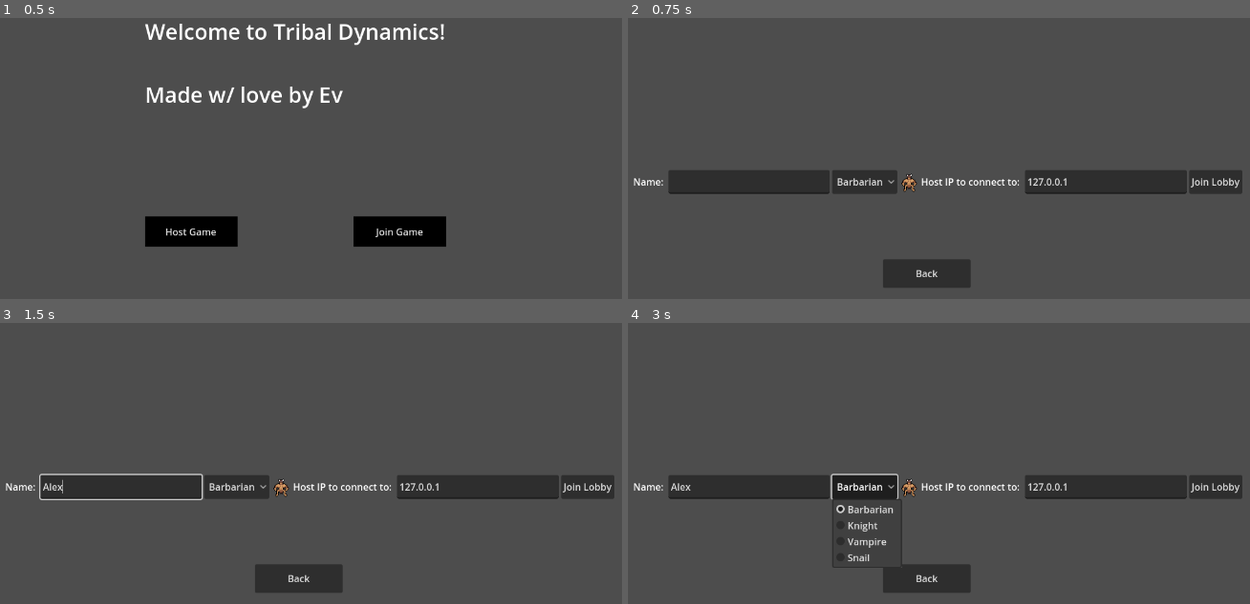
Above: before the commit, frames 1-4 (two rows, left to right).
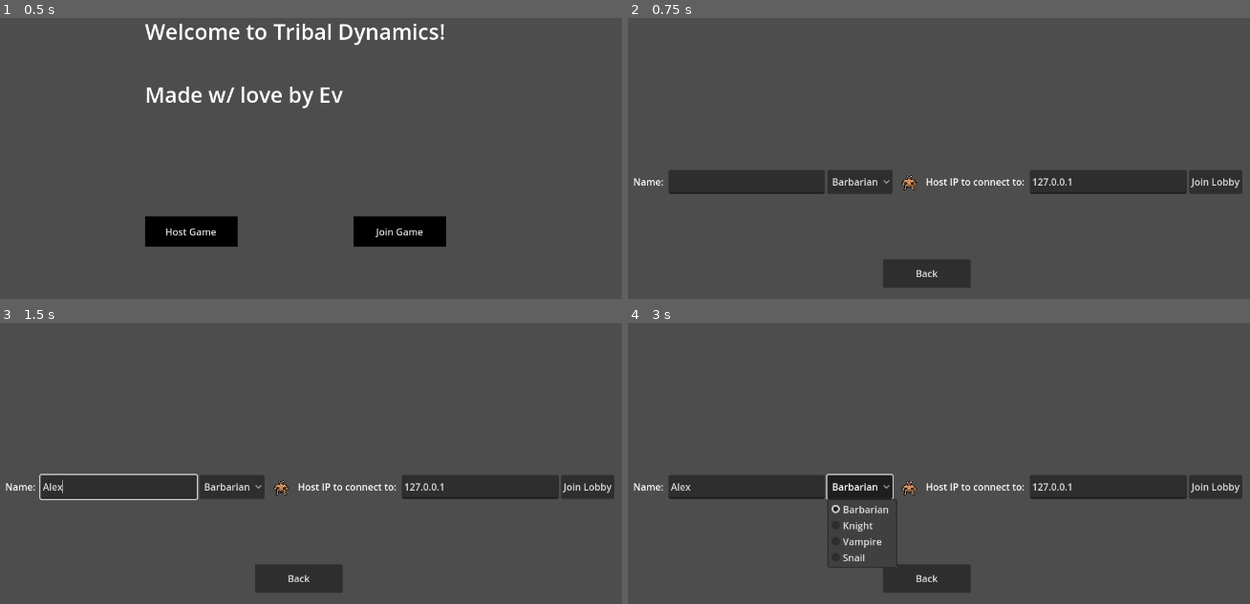
Above: after the commit, the same moments.

Repository: OneWhoLepps/TribalDynamics
Game: Godot game, scene res://Scenes/RefactoredTribalDynamics/MainScene.tscn
Same seed, same stepped clock (60 frames per second), same inputs: the game is played once before the commit and once after it.
Inputs (mouse positions are in pixels of both pictures, inside the frame that each line leads up to):
- Up to frame 1 (0.5 s): no input
- Up to frame 2 (0.75 s): click "Join Game" at 0.5 s
- Up to frame 3 (1.5 s): click (118, 485) at 1.27 s; type "Alex" at 1.35 s
- Up to frame 4 (3 s): click "Join Lobby" at 2 s; click "Barbarian" at 2.75 s

Frame 1 is identical in both runs. In frame 2, 0.7% of the frame differs, in the area x 31-72%, y 54-63%; in frame 3, 0.7%; in frame 4, 1.4%, in the area x 31-72%, y 53-88%.

Commit message:
Replace join lobby general sprite with general idle animation picker

Diff:
--- a/Assets/GeneralIdleAnim-Picker/GeneralIdleAnim-Picker.gd
+++ b/Assets/GeneralIdleAnim-Picker/GeneralIdleAnim-Picker.gd
@@ -1,7 +1,7 @@
 extends Node2D
 
-# 1. Create a dropdown menu in the Inspector matching your sprite names
-@export_enum("None", "BarbGeneral", "KnightGeneral", "VampGeneral", "SnailGeneral") var selected_idle: String = "None":
+# 1. Map string names to your GameManager integer enum values explicitly
+@export var selected_idle: int = GameManager.TribeEnum.BARBARIAN:
 	set(value):
 		selected_idle = value
 		# Automatically update visibility whenever you change the choice in the Inspector
@@ -9,10 +9,10 @@
 			_update_sprite_visibility()
 
 # 2. Get onready references to your 4 overlapping AnimatedSprite2D nodes
-@onready var sprite_1: AnimatedSprite2D = $"BarbGeneral-idle"
-@onready var sprite_2: AnimatedSprite2D = $"KnightGeneral-idle"
-@onready var sprite_3: AnimatedSprite2D = $"VampGeneral-idle"
-@onready var sprite_4: AnimatedSprite2D = $"SnailGeneral-idle"
+@onready var sprite_1: Node2D = $"BarbGeneral-idle"
+@onready var sprite_2: Node2D = $"KnightGeneral-idle"
+@onready var sprite_3: Node2D = $"VampGeneral-idle"
+@onready var sprite_4: Node2D = $"SnailGeneral-idle"
 
 func _ready() -> void:
 	# Ensure the correct sprite is visible when the game starts
@@ -25,17 +25,13 @@
 	sprite_3.visible = false
 	sprite_4.visible = false
 
-	# Turn on the chosen sprite and play its animation
+	# FIX: Match against the actual enum values (integers) instead of strings!
 	match selected_idle:
-		"BarbGeneral":
+		GameManager.TribeEnum.BARBARIAN:
 			sprite_1.visible = true
-			sprite_1.play()
-		"KnightGeneral":
+		GameManager.TribeEnum.KNIGHT:
 			sprite_2.visible = true
-			sprite_2.play()
-		"VampGeneral":
+		GameManager.TribeEnum.VAMPIRE:
 			sprite_3.visible = true
-			sprite_3.play()
-		"SnailGeneral":
+		GameManager.TribeEnum.SNAIL:
 			sprite_4.visible = true
-			sprite_4.play()
--- a/Assets/VisualEffects/FightCloud/FightCloud.tscn
+++ b/Assets/VisualEffects/FightCloud/FightCloud.tscn
@@ -76,5 +76,5 @@
 
 [node name="FightCloud-Sprite" type="AnimatedSprite2D" parent="."]
 sprite_frames = SubResource("SpriteFrames_ym256")
-frame_progress = 0.812653
+frame_progress = 0.354991
 script = ExtResource("2_lvjmx")
--- a/Scenes/RefactoredTribalDynamics/JoinLobbyScene.tscn
+++ b/Scenes/RefactoredTribalDynamics/JoinLobbyScene.tscn
@@ -1,7 +1,7 @@
 [gd_scene load_steps=3 format=3 uid="uid://x1k43m5a5iao"]
 
 [ext_resource type="Script" path="res://Scripts/RefactoredTribalDynamics/JoinLobbyScene.gd" id="1_ug6yt"]
-[ext_resource type="Texture2D" uid="uid://c7n84seylhidx" path="res://Assets/Barbarian/Tribal_Dynamics_BarbGeneral.png" id="2_pt15x"]
+[ext_resource type="PackedScene" uid="uid://btvehvw0fkxi0" path="res://Assets/GeneralIdleAnim-Picker/GeneralIdleAnim-Picker.tscn" id="3_m5b6m"]
 
 [node name="JoinLobbyScene" type="Control"]
 layout_mode = 3
@@ -30,9 +30,17 @@
 [node name="TribePicker" type="OptionButton" parent="HBoxContainer"]
 layout_mode = 2
 
-[node name="TribePreview" type="TextureRect" parent="HBoxContainer"]
+[node name="SubViewportContainer" type="SubViewportContainer" parent="HBoxContainer"]
+custom_minimum_size = Vector2(48, 40)
 layout_mode = 2
-texture = ExtResource("2_pt15x")
+
+[node name="SubViewport" type="SubViewport" parent="HBoxContainer/SubViewportContainer"]
+handle_input_locally = false
+size = Vector2i(48, 40)
+render_target_update_mode = 4
+
+[node name="GeneralIdleAnim-picker" parent="HBoxContainer/SubViewportContainer/SubViewport" instance=ExtResource("3_m5b6m")]
+position = Vector2(2, 0)
 
 [node name="Label" type="Label" parent="HBoxContainer"]
 layout_mode = 2
--- a/Scripts/RefactoredTribalDynamics/JoinLobbyScene.gd
+++ b/Scripts/RefactoredTribalDynamics/JoinLobbyScene.gd
@@ -4,7 +4,6 @@
 @onready var tribe_picker = $HBoxContainer/TribePicker
 @onready var ip_input = $HBoxContainer/IPInput
 @onready var join_button = $HBoxContainer/JoinButton
-@onready var tribe_preview = $HBoxContainer/TribePreview
 
 func _ready():
 	for name in GameManager.tribe_names:
@@ -49,5 +48,5 @@
 	get_tree().change_scene_to_file(Constants.MAIN_SCENE_PATH)
 
 func _on_tribe_picker_item_selected(index):
-	var tribe = GameManager.tribe_enum[index]
-	tribe_preview.texture = GameManager.TRIBE_GENERAL_TEXTURES[tribe]
+	print(GameManager.TribeEnum.find_key(index))
+	$"HBoxContainer/SubViewportContainer/SubViewport/GeneralIdleAnim-picker".selected_idle = index
